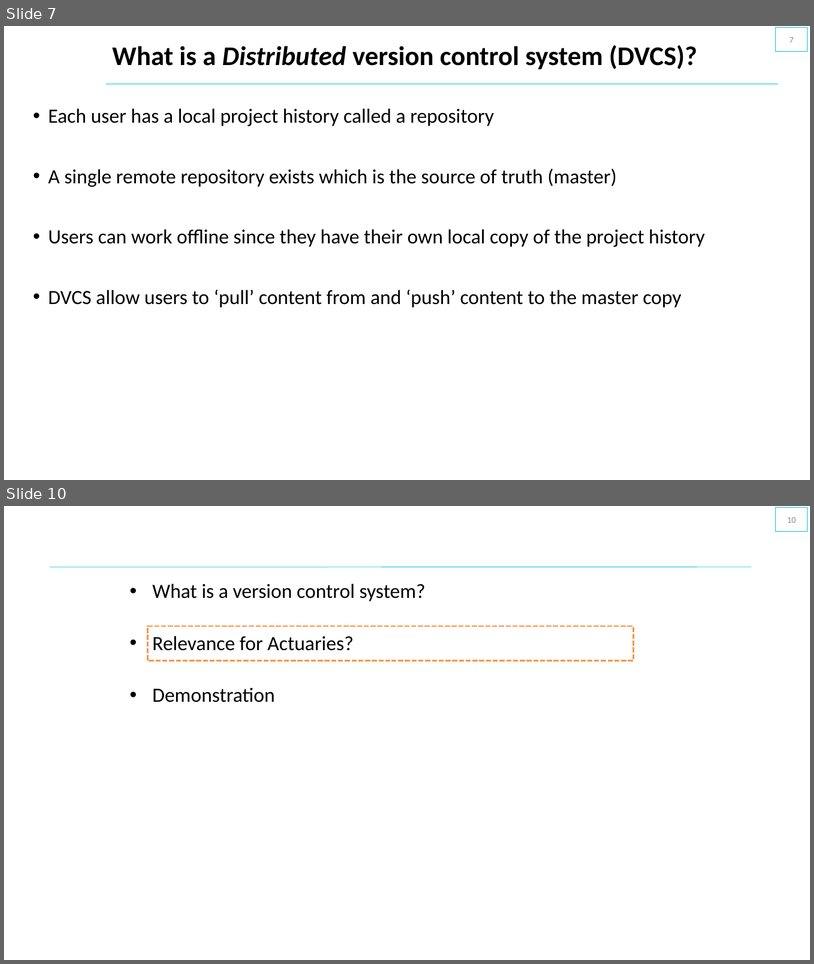
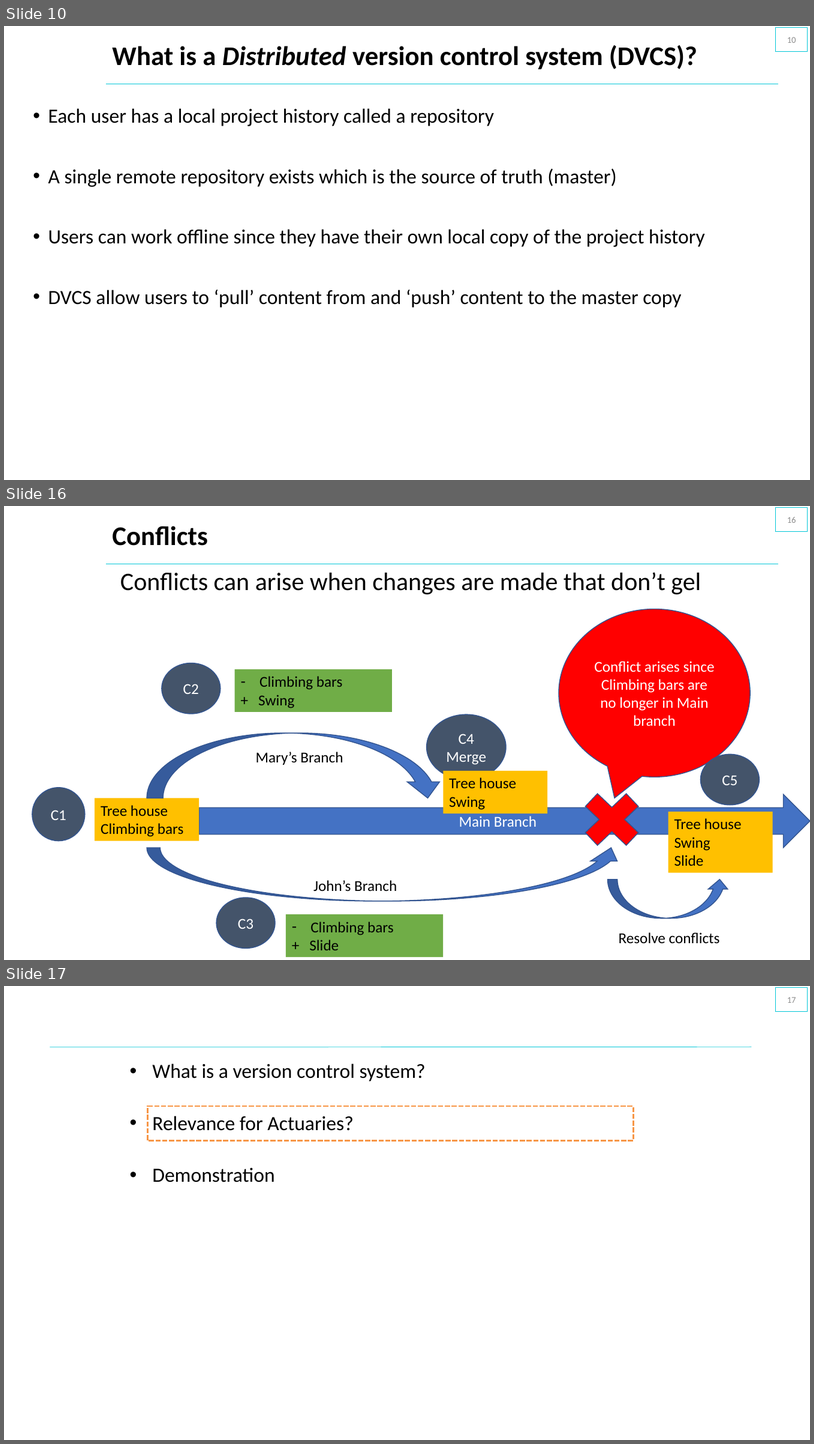
Before and after one commit to saidataanalytics/versioncontrol, a slide deck: SAI_Slides_Version_Control.pptx. Shown one above the other, each under a label of ours: slides 7 and 10 before the commit, slides 10, 16 and 17 after it; the slides between them are not shown. The pictures are 814x964 and 814x1444 pixels, drawn with LibreOffice and Linux fonts; fonts in the diff are those of the drawing; background and template pictures are left out. Boxes give left, top, right and bottom in pixels: in the first picture for what was removed or moved away, otherwise in the second. Text is boxed around its words. In the diff, an @@ line names an element or a change of style, - is before the commit and + after.

```diff
--- a/SAI_Slides_Version_Control.pptx
+++ b/SAI_Slides_Version_Control.pptx
@@ slide 16 added at [4,506,810,960], background #FFFFFF; not listed: 1 template element that a slide beside it also shows @@
@@ page number added at [776,507,808,531], outline #00C6D7 0.75 pt, 10.5 pt, text #8C8C8C @@
+16
@@ title added at [112,526,207,546], 32 pt, text #000000, bold @@
+Conflicts
@@ text added at [120,572,701,595], 30 pt, text #000000 @@
+Conflicts can arise when changes are made that don’t gel
@@ speech bubble added at [560,609,751,777], fill #FF0000, outline #325491 1 pt, 18 pt, text #FFFFFF @@
+Conflict arises since Climbing bars are no longer in Main branch
@@ ellipse added at [162,663,221,714], fill #44546A, outline #325491 1 pt, 18 pt, text #FFFFFF @@
+C2
@@ rectangle added at [235,669,392,712], fill #70AD47, 18 pt, text #000000 @@
+– Climbing bars
++ Swing
@@ ellipse added at [427,714,506,780], fill #44546A, outline #325491 1 pt, 18 pt, text #FFFFFF @@
+C4
+Merge
@@ curved down arrow added at [147,733,444,798], fill #4472C4, outline #325491 1 pt @@
@@ text added at [256,751,343,765], 18 pt, text #000000 @@
+Mary’s Branch
@@ ellipse added at [701,754,759,805], fill #44546A, outline #325491 1 pt, 18 pt, text #FFFFFF @@
+C5
@@ rectangle added at [443,771,548,813], fill #FFC000, 18 pt, text #000000 @@
+Tree house
+Swing
@@ ellipse added at [32,787,85,841], fill #44546A, outline #325491 1 pt, 18 pt, text #FFFFFF @@
+C1
@@ cross added at [573,782,651,857], fill #FF0000, outline #325491 1 pt @@
@@ rectangle added at [95,798,200,841], fill #FFC000, 18 pt, text #000000 @@
+Tree house
+Climbing bars
@@ right arrow added at [200,794,810,847], fill #4472C4, outline #325491 1 pt, 18 pt, text #FFFFFF @@
+Main Branch
@@ rectangle added at [669,811,773,873], fill #FFC000, 18 pt, text #000000 @@
+Tree house
+Swing
+Slide
@@ curved up arrow added at [147,847,624,900], fill #4472C4, outline #325491 1 pt @@
@@ text added at [314,880,397,891], 18 pt, text #000000 @@
+John’s Branch
@@ curved up arrow added at [608,879,730,918], fill #4472C4, outline #325491 1 pt @@
@@ ellipse added at [216,897,275,948], fill #44546A, outline #325491 1 pt, 18 pt, text #FFFFFF @@
+C3
@@ rectangle added at [286,914,443,957], fill #70AD47, 18 pt, text #000000 @@
+– Climbing bars
++ Slide
@@ text added at [619,932,720,943], 18 pt, text #000000 @@
+Resolve conflicts
@@ what was slide 7 is now slide 10 @@
@@ page number at [788,37,797,43]: text changed @@
-7
+10
@@ what was slide 10 is now slide 17 @@
@@ page number at [788,997,797,1003]: text changed @@
-10
+17
```
Also in this commit, not shown: 5 slides changed, 6 other slides added, 1 other file.
